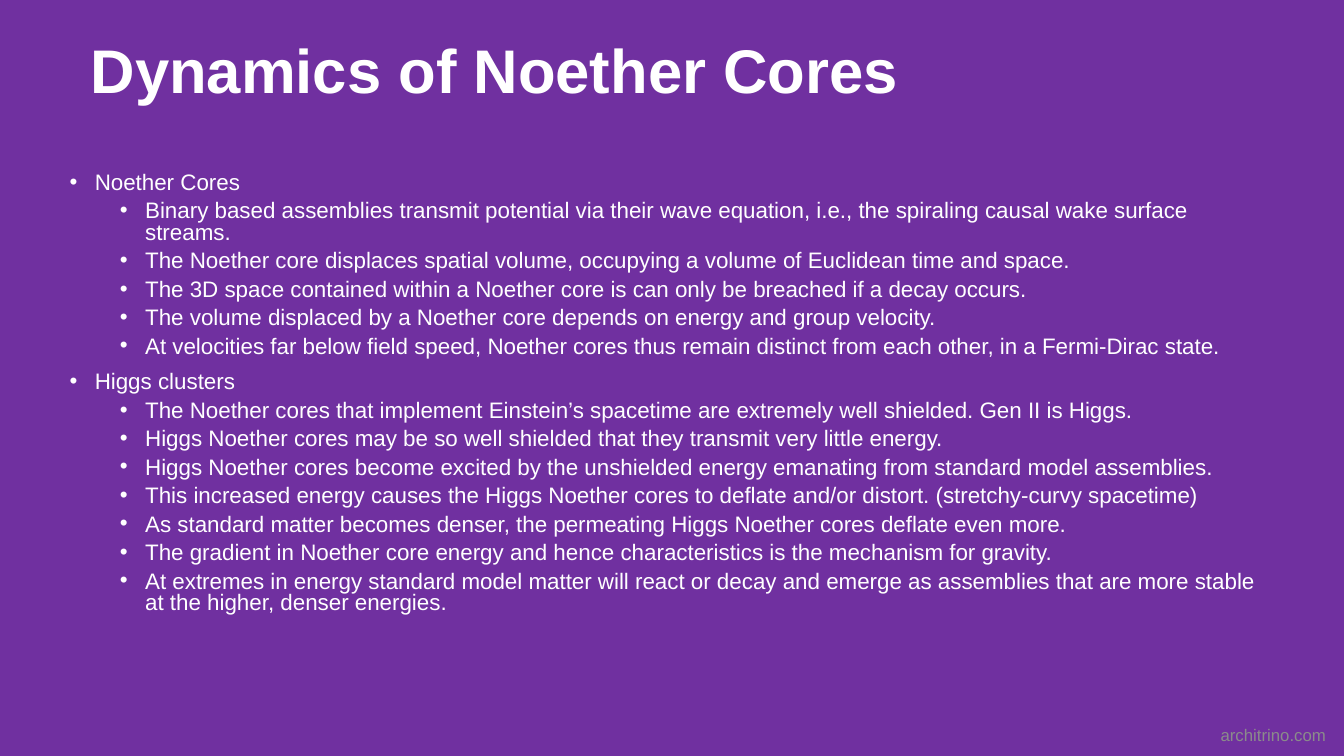
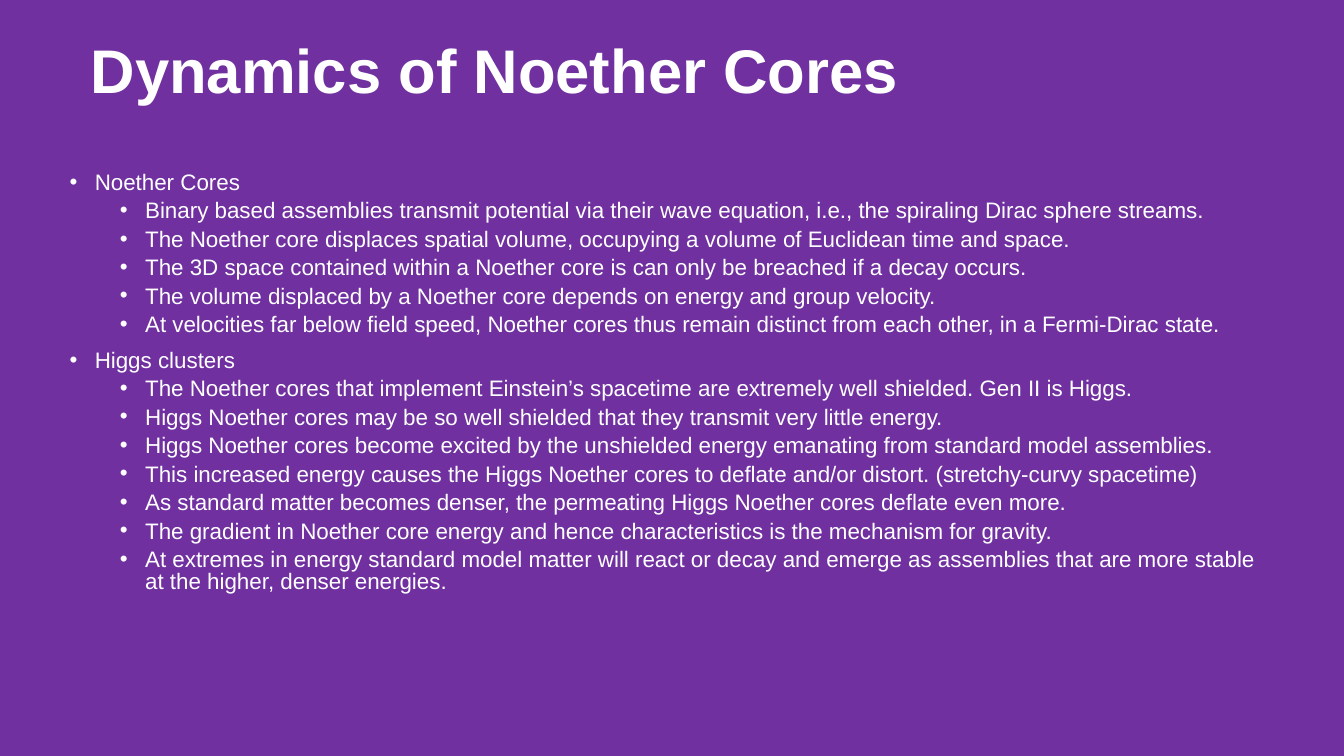
Before and after one commit to jmarkmorris/architrino, a slide deck: slide 12 of reference/archie/presentations/NPQG Assemblies - Noether Core.pptx. Drawn at 1344x756 pixels with LibreOffice and Linux fonts; fonts in the diff are those of the drawing. Boxes give left, top, right and bottom in pixels: in the first picture for what was removed or moved away, otherwise in the second. Text is boxed around its words. In the diff, an @@ line names an element or a change of style, - is before the commit and + after.

Commit message:
Refine noether braid taxonomy proof map

```diff
--- a/reference/archie/presentations/NPQG Assemblies - Noether Core.pptx
+++ b/reference/archie/presentations/NPQG Assemblies - Noether Core.pptx
@@ text at [145,201,1204,223]: text changed @@
-  • Binary based assemblies transmit potential via their wave equation, i.e., the spiraling causal wake surface streams.
+  • Binary based assemblies transmit potential via their wave equation, i.e., the spiraling Dirac sphere streams.
@@ text removed at [1221,729,1326,741] @@
-architrino.com
```
Also in this commit, not shown: 28 other slides changed, 6 other files.
